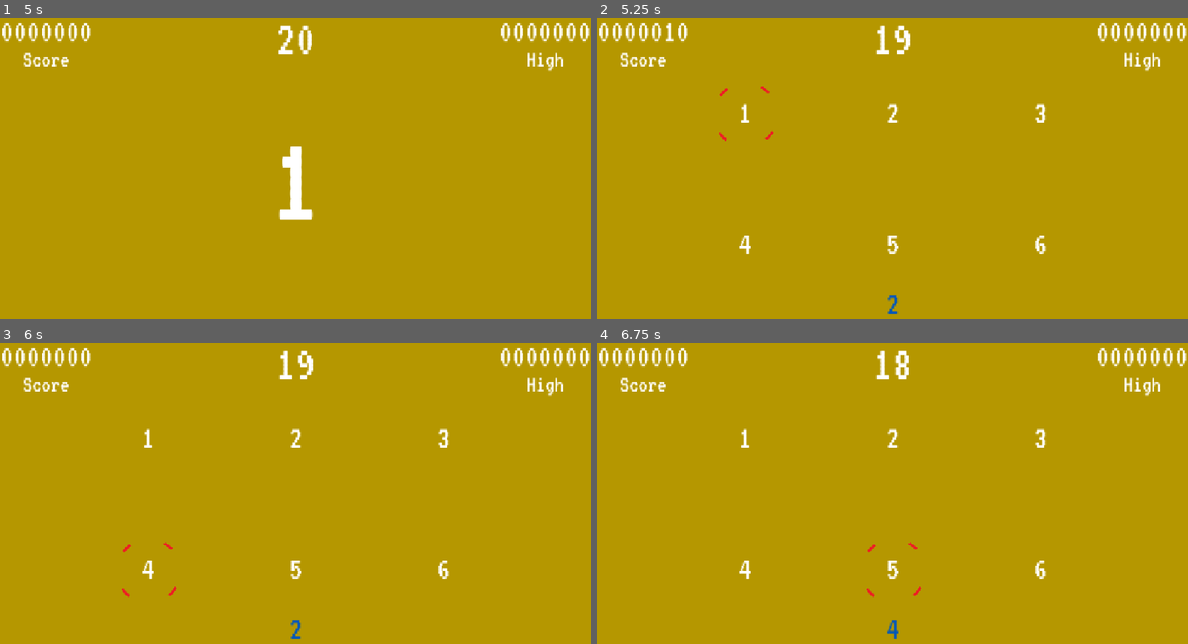
Above: before the commit, frames 1-4 (two rows, left to right).
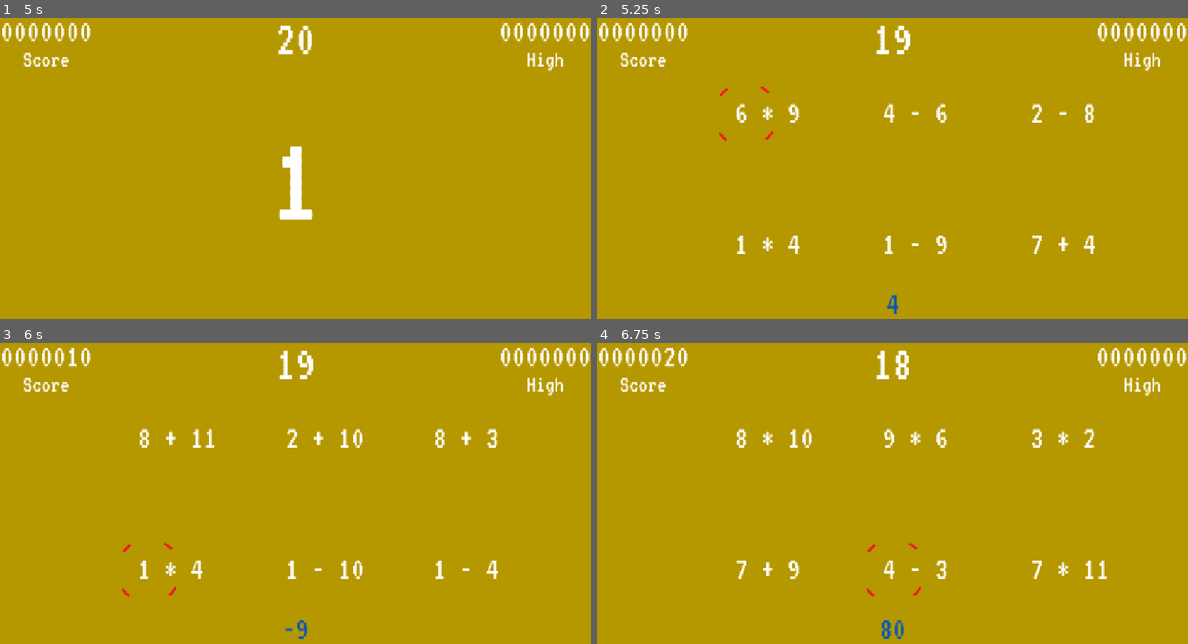
Above: after the commit, the same moments.

Repository: sdepouw/mathematics-and-cheese
Game: Godot game, scene res://Scenes/Root/root.tscn
Same seed, same stepped clock (60 frames per second), same inputs: the game is played once before the commit and once after it.
Inputs (mouse positions are in pixels of both pictures, inside the frame that each line leads up to):
- Up to frame 1 (5 s): tap Enter at 0.5, 2.75 s; move the mouse to (425, 162) at 0.52 s; hold D (move_right) 0.53-1.28 s; tap Space (shoot) at 0.6, 1.25, 1.35, 2.85, 3.5, 3.6, 4.35 s; click (425, 162) at 0.67 s; move the mouse to (177, 195) at 1.27 s; hold S (move_down) 1.28-2 s; click "Play" at 2 s; move the mouse to (354, 108) at 2.77 s; hold D (move_right) 2.78-3.53 s; move the mouse to (265, 246) at 3.52 s; hold W (move_up) 3.53-4.28 s; click (265, 246) at 3.67 s; move the mouse to (472, 228) at 4.27 s; hold A (move_left) from 4.28 s (still down)
- Up to frame 2 (5.25 s): keep holding A (move_left); tap Enter at 5 s; move the mouse to (715, 129) at 5.02 s; tap Space (shoot) at 5.1 s
- Up to frame 3 (6 s): tap Space (shoot) at 5.75, 5.85 s; move the mouse to (325, 505) at 5.77 s; release A (move_left) at 5.78 s; hold S (move_down) from 5.78 s (still down); click (325, 505) at 5.92 s
- Up to frame 4 (6.75 s): move the mouse to (803, 421) at 6.52 s; release S (move_down) at 6.53 s; hold D (move_right) from 6.53 s (still down); tap Space (shoot) at 6.6 s

Frame 1 is identical in both runs. In frame 2, 1.4% of the frame differs, in the area x 11-85%, y 1-99%; in frame 3, 1.6%; in frame 4, 1.7%, in the area x 11-87%, y 1-99%.

Commit message:
Generate equations instead of numbers to match
Now it's a math game

Diff:
--- a/Game/Scenes/Game/game.gd
+++ b/Game/Scenes/Game/game.gd
@@ -7,8 +7,21 @@
 # TODO: Each match also rewards a cheese? ('flip' equation card?)
 # Could show equations instead of numbers, and then a cheese is (sometimes) revealed
 # TODO: More complex scoring
-# - Combos / Consecutive Bonuses
+# - Streak counter (score = 1, or 1 * streak when streak > 5)
+#   - Each guess = 1 point, or 1 * streak when streak > 5
+#   - Obviously, mistakes lose the streak
+# - Timer for each move (3-5 seconds, counts as Miss if timer expires)
+# - Randomly find cheese. Guarantee cheese every 10th get
+#   - Increase timer to 60 seconds
 # - At end, each found cheese adds to score
+#   - Each found cheese is worth 500 points
+#   - "Favorite Cheese" (user option), worth double
+#   - Game Over screen shows raw score, then cheese tally for total
+#   - Update high score live (only persist it at end of tally)
+# - Equation Generation
+#   - Pick two numbers randomly (sensible limits)
+#   - Pick operand randomly (+ - *, no division for now)
+#   - Calculate and produce result to use
 # TODO: Sound/Animation when scoring
 # TODO: Sound/Animation/Congrats on new high score
 
@@ -29,8 +42,12 @@
 var _maxX: int
 var _maxY: int
 var _targets: Array
+var _targetsFlattened: Array[Target]
 var _currentTarget: Vector2
-var _currentThing: int
+var _answer_to_hit: int:
+  set(value):
+    _answer_to_hit = value
+    _currentlyHeldThing.text = str(value)
 var _gameOn: bool
 
 var _currentScore: int:
@@ -45,6 +62,7 @@
 func _ready() -> void:
   _targets.append([_target1, _target2, _target3])
   _targets.append([_target4, _target5, _target6])
+  _targetsFlattened = [_target1, _target2, _target3, _target4, _target5, _target6]
   var firstSet: Array = _targets[0]
   _maxX = firstSet.size() - 1
   _maxY = _targets.size() - 1
@@ -58,10 +76,14 @@
   if !_countdownTimer.is_stopped():
     _countdownLabel.text = str(ceili(_countdownTimer.time_left))
 
-func _assignNewThing() -> void:
-  var firstSet: Array = _targets[0]
-  _currentThing = randi_range(1, _targets.size() * firstSet.size())
-  _currentlyHeldThing.text = str(_currentThing)
+func generate_new_targets() -> void:
+  for target: Target in _targetsFlattened:
+    var current_answer: int = target.generate_new_equation()
+    # Guarantee all answers are unique
+    while _targetsFlattened.filter(func (element: Target) -> bool: return element.get_answer() == current_answer).size() > 1:
+      current_answer = target.generate_new_equation()
+  var selectedTarget: Target = _targetsFlattened.pick_random()
+  _answer_to_hit = selectedTarget.get_answer()
 
 func _toggle_game_piece_visibility(gamePiecesVisible: bool) -> void:
   _gameOn = gamePiecesVisible
@@ -80,7 +102,7 @@
   await _run_countdown_async()
   _toggle_game_piece_visibility(true)
   _reticle.position = _getCurrentTarget().position
-  _assignNewThing()
+  generate_new_targets()
   _gameTimer.start()
 
 func _on_game_ended() -> void:
@@ -92,11 +114,11 @@
 func _on_player_shoot() -> void:
   if !_gameOn:
     return
-  if _currentThing == _getCurrentTarget().Id:
+  if _answer_to_hit == _getCurrentTarget().get_answer():
     _currentScore += 10
   else:
     _currentScore -= 5
-  _assignNewThing()
+  generate_new_targets()
 
 func _on_player_moved(direction: Globals.Direction) -> void:
   if !_gameOn:
--- a/Game/Scenes/Game/game.tscn
+++ b/Game/Scenes/Game/game.tscn
@@ -35,27 +35,22 @@
 [node name="Target2" parent="." groups=["GamePieces"] instance=ExtResource("1_qikps")]
 visible = false
 position = Vector2(576, 192)
-Id = 2
 
 [node name="Target3" parent="." groups=["GamePieces"] instance=ExtResource("1_qikps")]
 visible = false
 position = Vector2(864, 192)
-Id = 3
 
 [node name="Target4" parent="." groups=["GamePieces"] instance=ExtResource("1_qikps")]
 visible = false
 position = Vector2(288, 448)
-Id = 4
 
 [node name="Target5" parent="." groups=["GamePieces"] instance=ExtResource("1_qikps")]
 visible = false
 position = Vector2(576, 448)
-Id = 5
 
 [node name="Target6" parent="." groups=["GamePieces"] instance=ExtResource("1_qikps")]
 visible = false
 position = Vector2(864, 448)
-Id = 6
 
 [node name="HUD" parent="." instance=ExtResource("2_i1e5p")]
 
--- a/Game/Scenes/Target/target.gd
+++ b/Game/Scenes/Target/target.gd
@@ -1,14 +1,44 @@
 class_name Target
 extends Marker2D
 
-## The ID of the Target to match
-@export_range (1, 999) var Id: int = 1
+@onready var _target_identifier: Label = $TargetIdentifier
 
-# Called when the node enters the scene tree for the first time.
-func _ready() -> void:
-  var targetIdentifier: Label = $TargetIdentifier
-  targetIdentifier.text = str(Id)
+var _answer: int
 
-# Called every frame. 'delta' is the elapsed time since the previous frame.
-func _process(_delta: float) -> void:
-  pass
+func get_answer() -> int:
+  return _answer
+
+## Generates a new equation and returns the answer
+func generate_new_equation() -> int:
+  var operation: MathOperation = MathOperation.values().pick_random()
+  var operand1: int = randi_range(0, 9)
+  var operand2: int = randi_range(2, 11)
+  _target_identifier.text = _build_display_equation(operand1, operand2, operation)
+  _answer = _calculate(operand1, operand2, operation)
+  return get_answer()
+
+enum MathOperation { ADD, SUBTRACT, MULTIPLY }
+
+func _build_display_equation(operand1: int, operand2: int, operation: MathOperation) -> String:
+  var operationString: String
+  match operation:
+    MathOperation.ADD:
+      operationString = "+"
+    MathOperation.SUBTRACT:
+      operationString = "-"
+    MathOperation.MULTIPLY:
+      operationString = "*"
+    _:
+      return ""
+  return "%d %s %d" % [operand1, operationString, operand2]
+
+func _calculate(operand1: int, operand2: int, operation: MathOperation) -> int:
+  match operation:
+    MathOperation.ADD:
+      return operand1 + operand2
+    MathOperation.SUBTRACT:
+      return operand1 - operand2
+    MathOperation.MULTIPLY:
+      return operand1 * operand2
+    _:
+      return 0
